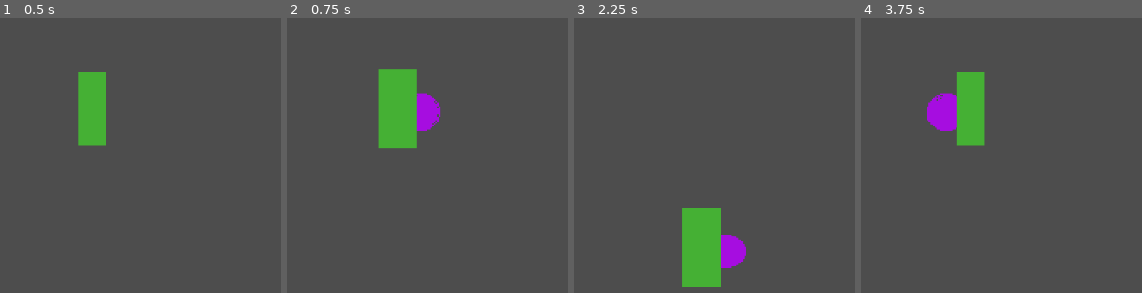
Above: before the commit, frames 1-4 (left to right).
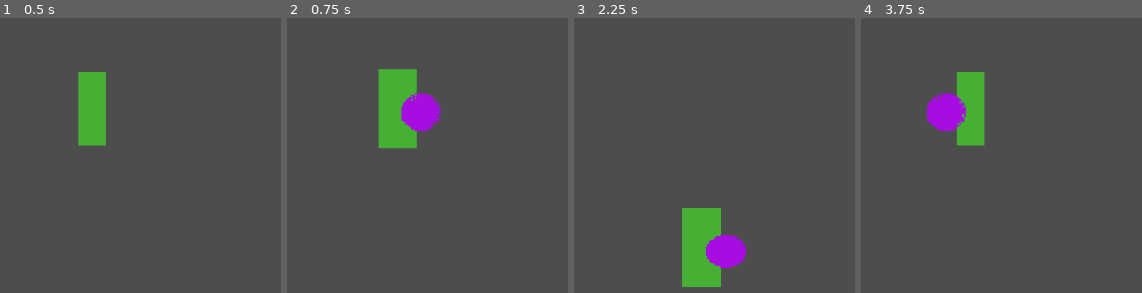
Above: after the commit, the same moments.

Repository: c-tim/spiritCorps
Game: Godot game, scene res://Scenes/Tests_celia.tscn
Same seed, same stepped clock (60 frames per second), same inputs: the game is played once before the commit and once after it. The project has no main scene, so this scene is started directly.
Inputs:
- Up to frame 1 (0.5 s): no input
- Up to frame 2 (0.75 s): hold Right (Droite) from 0.53 s (still down); tap Space (Switch) at 0.6 s
- Up to frame 3 (2.25 s): release Right (Droite) at 1.28 s; hold S (Bas) 1.28-2.03 s; tap Space (Switch) at 1.35, 2.1 s; hold Right (Droite) from 2.03 s (still down)
- Up to frame 4 (3.75 s): release Right (Droite) at 2.78 s; hold Up (Haut) 2.78-3.53 s; tap Space (Switch) at 2.85, 3.6 s; hold Q (Gauche) from 3.53 s (still down)

Frame 1 is identical in both runs. In frame 2, 0.6% of the frame differs, in the area x 40-47%, y 27-42%; in frame 3, 0.5%; in frame 4, 0.3%.

Commit message:
ame au dessus du corps car c'est mieux comme ça

Diff:
--- a/spiritcorps/Scenes/Player.tscn
+++ b/spiritcorps/Scenes/Player.tscn
@@ -5,6 +5,31 @@
 [ext_resource type="Texture2D" uid="uid://cihnibkj7wkb3" path="res://Assets/New Piskel(1).png" id="3_gntrk"]
 [ext_resource type="Script" uid="uid://dw6i42ddajfy4" path="res://Scripts/corps.gd" id="4_5ixxa"]
 [ext_resource type="Texture2D" uid="uid://dubiqpmnd3omi" path="res://Assets/New Piskel(2).png" id="5_nn08x"]
+
+[sub_resource type="RectangleShape2D" id="RectangleShape2D_rpqav"]
+size = Vector2(43, 110)
+
+[sub_resource type="AtlasTexture" id="AtlasTexture_52ee3"]
+atlas = ExtResource("5_nn08x")
+region = Rect2(0, 0, 32, 32)
+
+[sub_resource type="AtlasTexture" id="AtlasTexture_bhhdu"]
+atlas = ExtResource("5_nn08x")
+region = Rect2(0, 32, 32, 32)
+
+[sub_resource type="SpriteFrames" id="SpriteFrames_megsn"]
+animations = [{
+"frames": [{
+"duration": 1.0,
+"texture": SubResource("AtlasTexture_52ee3")
+}, {
+"duration": 1.0,
+"texture": SubResource("AtlasTexture_bhhdu")
+}],
+"loop": true,
+"name": &"default",
+"speed": 5.0
+}]
 
 [sub_resource type="CapsuleShape2D" id="CapsuleShape2D_qbkls"]
 radius = 29.0
@@ -32,33 +57,22 @@
 "speed": 6.0
 }]
 
-[sub_resource type="RectangleShape2D" id="RectangleShape2D_rpqav"]
-size = Vector2(43, 110)
-
-[sub_resource type="AtlasTexture" id="AtlasTexture_52ee3"]
-atlas = ExtResource("5_nn08x")
-region = Rect2(0, 0, 32, 32)
-
-[sub_resource type="AtlasTexture" id="AtlasTexture_bhhdu"]
-atlas = ExtResource("5_nn08x")
-region = Rect2(0, 32, 32, 32)
-
-[sub_resource type="SpriteFrames" id="SpriteFrames_megsn"]
-animations = [{
-"frames": [{
-"duration": 1.0,
-"texture": SubResource("AtlasTexture_52ee3")
-}, {
-"duration": 1.0,
-"texture": SubResource("AtlasTexture_bhhdu")
-}],
-"loop": true,
-"name": &"default",
-"speed": 5.0
-}]
-
 [node name="Player" type="Node2D"]
 script = ExtResource("1_dewec")
+
+[node name="Corps" type="CharacterBody2D" parent="."]
+motion_mode = 1
+script = ExtResource("4_5ixxa")
+
+[node name="CollisionShape2D" type="CollisionShape2D" parent="Corps"]
+position = Vector2(-0.5, -6)
+shape = SubResource("RectangleShape2D_rpqav")
+
+[node name="AnimatedSprite2D" type="AnimatedSprite2D" parent="Corps"]
+position = Vector2(-1, -7)
+scale = Vector2(2.125, 3.9375)
+sprite_frames = SubResource("SpriteFrames_megsn")
+autoplay = "default"
 
 [node name="Ame" type="CharacterBody2D" parent="."]
 collision_layer = 2
@@ -73,17 +87,3 @@
 scale = Vector2(2.34375, 2.15625)
 sprite_frames = SubResource("SpriteFrames_nn08x")
 autoplay = "default"
-
-[node name="Corps" type="CharacterBody2D" parent="."]
-motion_mode = 1
-script = ExtResource("4_5ixxa")
-
-[node name="CollisionShape2D" type="CollisionShape2D" parent="Corps"]
-position = Vector2(-0.5, -6)
-shape = SubResource("RectangleShape2D_rpqav")
-
-[node name="AnimatedSprite2D" type="AnimatedSprite2D" parent="Corps"]
-position = Vector2(-1, -7)
-scale = Vector2(2.125, 3.9375)
-sprite_frames = SubResource("SpriteFrames_megsn")
-autoplay = "default"
